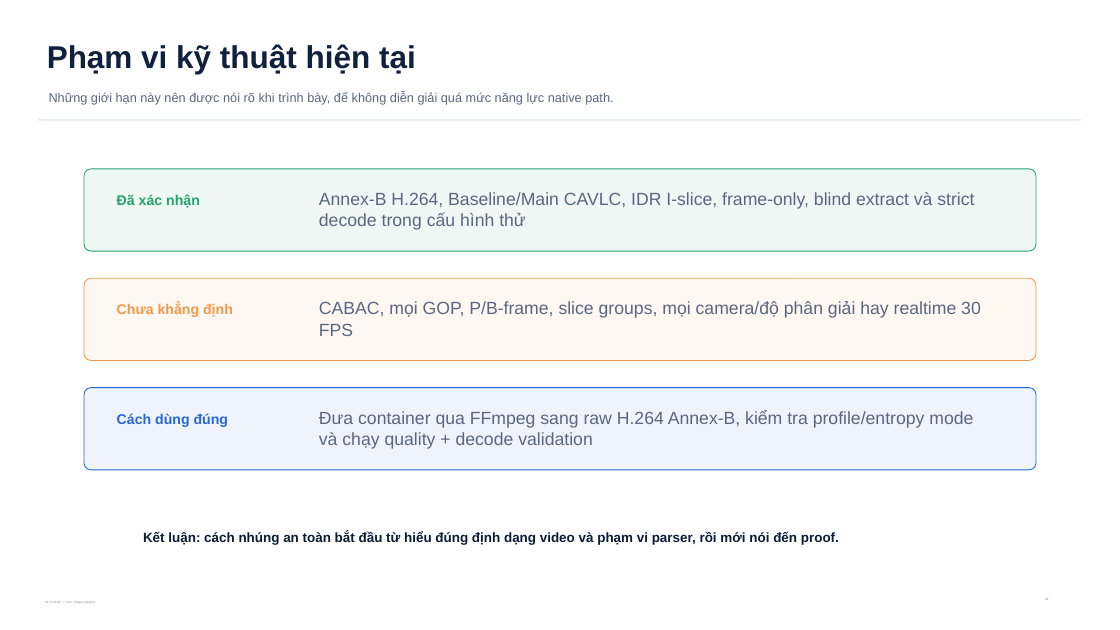
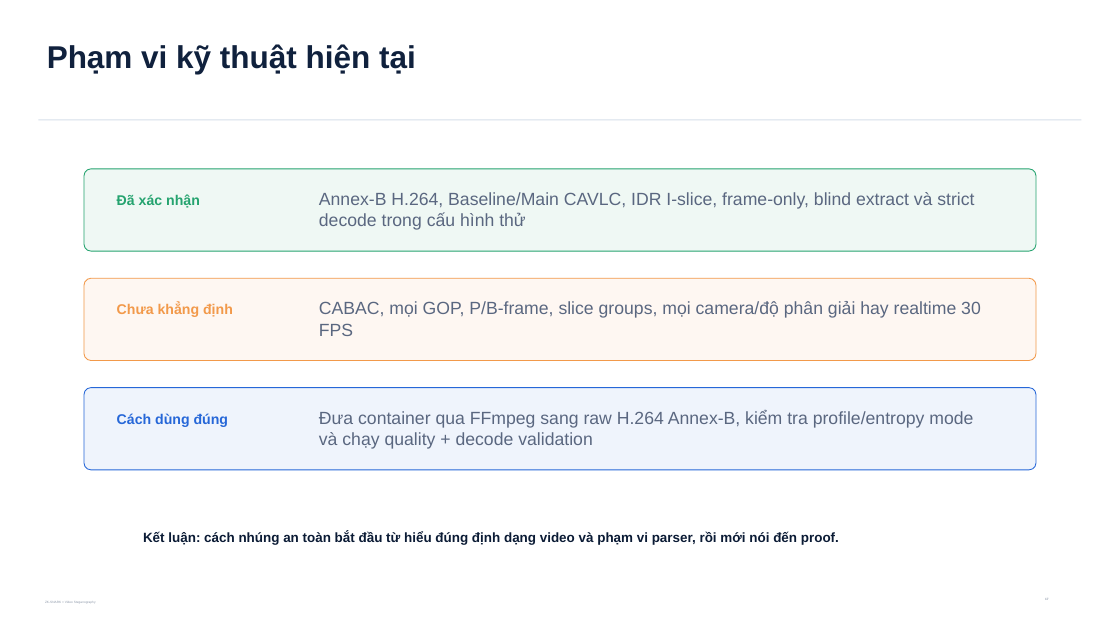
Before and after one commit to Saudadeeee/zk-snark-X-Steganography, a slide deck: slide 17 of VideoLevel/output/presentations/zkstego_computerphile_style_explainer_v24.pptx. Drawn at 1120x630 pixels with LibreOffice and Linux fonts; fonts in the diff are those of the drawing. Boxes give left, top, right and bottom in pixels: in the first picture for what was removed or moved away, otherwise in the second. Text is boxed around its words. In the diff, an @@ line names an element or a change of style, - is before the commit and + after.

```diff
--- a/VideoLevel/output/presentations/zkstego_computerphile_style_explainer_v24.pptx
+++ b/VideoLevel/output/presentations/zkstego_computerphile_style_explainer_v24.pptx
@@ text removed at box(49, 92, 613, 105) @@
-Những giới hạn này nên được nói rõ khi trình bày, để không diễn giải quá mức năng lực native path.
```
Also in this commit, not shown: 12 other slides changed, 18 other files.
